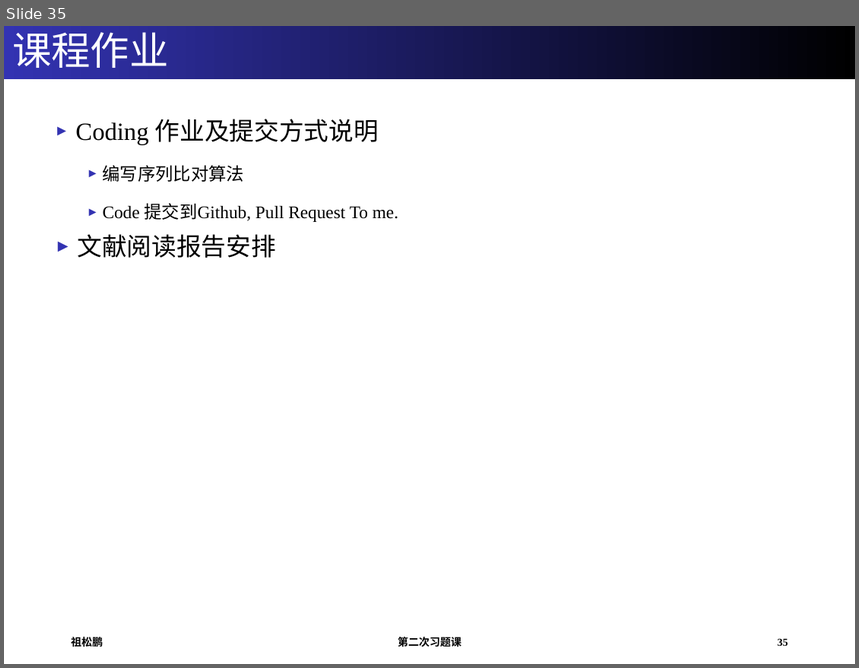
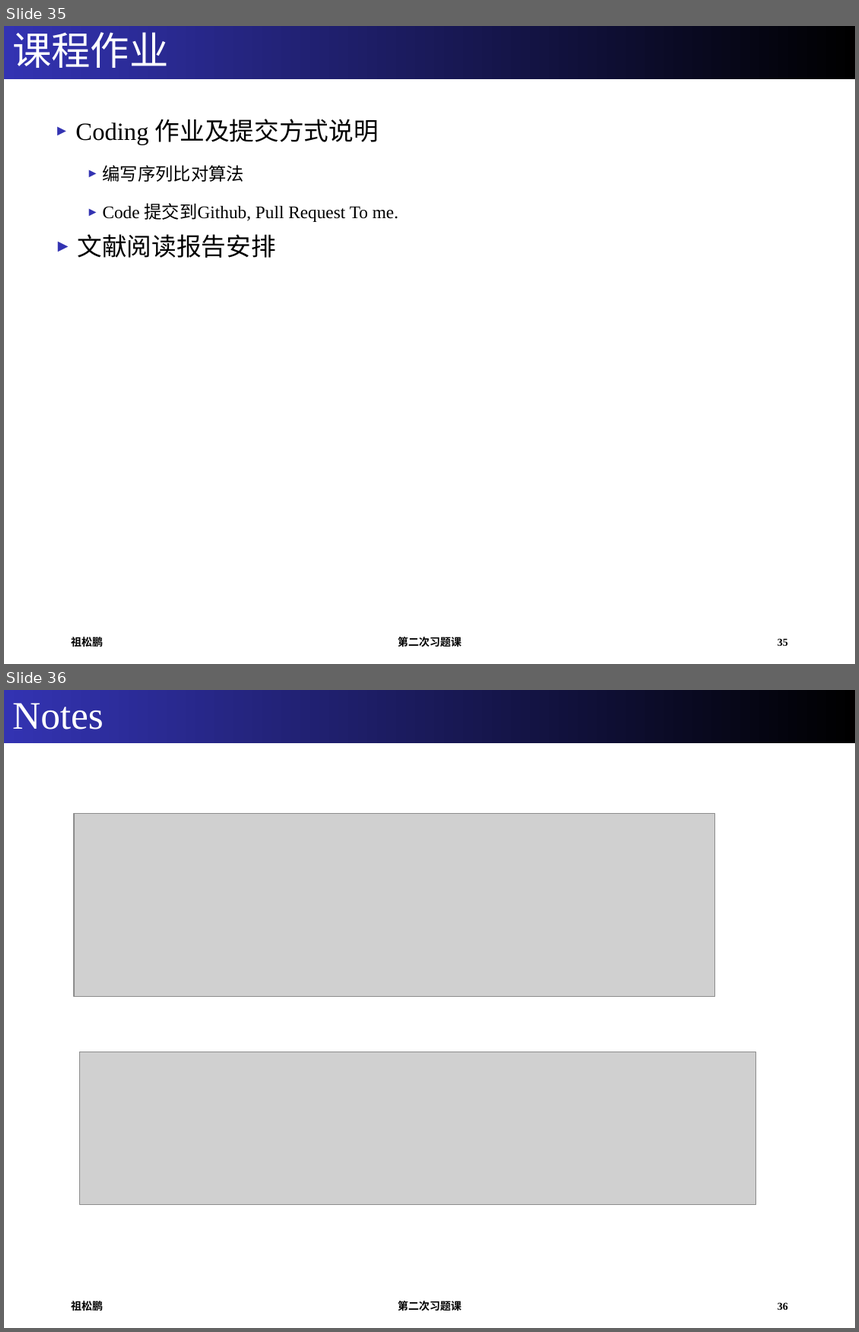
Before and after one commit to biotcm/Intro2CompBio, a slide deck: Class2_szu_151027.pptx. Shown one above the other, each under a label of ours: slide 35 before the commit, slides 35 and 36 after it. The pictures are 859x668 and 859x1332 pixels, drawn with LibreOffice and Linux fonts; fonts in the diff are those of the drawing; grey boxes stand for pictures. Boxes give left, top, right and bottom in pixels: in the first picture for what was removed or moved away, otherwise in the second. Text is boxed around its words. In the diff, an @@ line names an element or a change of style, - is before the commit and + after.

```diff
--- a/Class2_szu_151027.pptx
+++ b/Class2_szu_151027.pptx
@@ slide 36 added at (4,690,855,1328), background #FFFFFF @@
@@ title added at (4,690,855,744), fill gradient #000000 to #3333B2, 33 pt, text #FFFFFF @@
+Notes
@@ picture added at (74,813,715,996) @@
@@ picture added at (80,1052,756,1205) @@
@@ text added at (71,1300,103,1313), 9 pt, text #000000, bold @@
+祖松鹏
@@ text added at (398,1301,462,1312), 9 pt, text #000000, bold @@
+第二次习题课
@@ page number added at (778,1303,788,1310), 9 pt, text #000000, bold @@
+36
```
Also in this commit, not shown: 2 slides changed.
